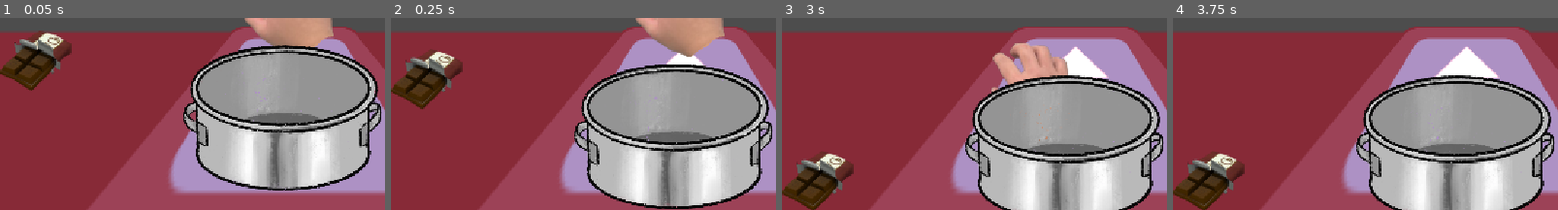
Above: before the commit, frames 1-4 (left to right).
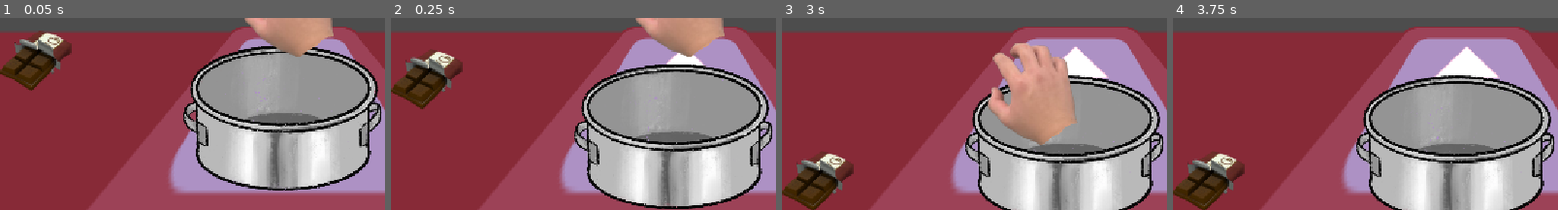
Above: after the commit, the same moments.

Repository: EugeneGLi/HotCocoaForTwo
Game: Godot game, scene res://scenes/demo.tscn
The game is run twice, just before and just after one commit, with the same random seed, the same clock (stepped at 60 frames per second) and the same inputs. The engine's default icon, where the game draws it, is replaced by a stand-in: a white triangle on a blue panel in a dark square.
Inputs (mouse positions are % of the whole screen's width and height, from its top left):
- Up to frame 1 (0.05 s): no input
- Up to frame 2 (0.25 s): no input
- Up to frame 3 (3 s): tap Enter (ui_accept) at 0.5, 0.77, 1.25, 1.52, 2, 2.75 s; move the mouse to (72, 38) at 0.52 s; press the mouse at (72, 38) at 0.53 s; hold Right (ui_right) 0.53-2.03 s; move the mouse to (29, 49) at 1.27 s; release the mouse at (29, 49) at 1.28 s; click (29, 49) at 1.35 s; move the mouse to (60, 18) at 2.02 s; press the mouse at (60, 18) at 2.03 s; hold Left (ui_left) 2.03-2.78 s; move the mouse to (45, 66) at 2.77 s; release the mouse at (45, 66) at 2.78 s; hold Right (ui_right) from 2.78 s (still down); click (45, 66) at 2.85 s
- Up to frame 4 (3.75 s): keep holding Right (ui_right); tap Enter (ui_accept) at 3.02, 3.5 s; move the mouse to (80, 60) at 3.52 s; press the mouse at (80, 60) at 3.53 s
The pictures show only the part of the screen within x 12-62%, y 46-96%; the shares and areas given below are measured in that part.

The runs differ from the first frame. In frame 1, 0.4% of the frame differs, in the area x 71-82%, y 14-21%; in frame 2, nothing differs; in frame 3, 5.6%, in the area x 53-77%, y 29-67%; in frame 4, nothing differs.

Commit message:
refactoring

Diff:
--- a/HotCocoaForTwo/scenes/demo.tscn
+++ b/HotCocoaForTwo/scenes/demo.tscn
@@ -2,7 +2,8 @@
 
 [ext_resource type="Shader" uid="uid://ihjiyr6nhntm" path="res://shaders/tabletemp.gdshader" id="1_ba4lm"]
 [ext_resource type="Texture2D" uid="uid://4q335xxs2p" path="res://icon.svg" id="1_tqfh0"]
-[ext_resource type="PackedScene" uid="uid://cvacwf6q2s7nr" path="res://scenes/main_thingy.tscn" id="3_l20p6"]
+[ext_resource type="Script" uid="uid://d4dbrldky3nna" path="res://scripts/hand.gd" id="1_x0xbu"]
+[ext_resource type="PackedScene" uid="uid://cvacwf6q2s7nr" path="res://scenes/hand.tscn" id="3_l20p6"]
 [ext_resource type="Texture2D" uid="uid://cjeubcy04atf0" path="res://assets/Pot_Empty.png" id="4_b0nem"]
 [ext_resource type="PackedScene" uid="uid://cai0m5xuone5r" path="res://scenes/ingredient.tscn" id="4_vephn"]
 
@@ -19,6 +20,7 @@
 size = Vector2(1221.5, 191)
 
 [node name="Node2D" type="Node2D" unique_id=1738999152]
+script = ExtResource("1_x0xbu")
 
 [node name="table" type="Sprite2D" parent="." unique_id=1138692711]
 modulate = Color(0.64705884, 0.16470589, 0.16470589, 1)
--- a/HotCocoaForTwo/scenes/main_thingy.tscn
+++ b/HotCocoaForTwo/scenes/hand.tscn
@@ -1,14 +1,17 @@
 [gd_scene format=3 uid="uid://cvacwf6q2s7nr"]
 
-[ext_resource type="Script" uid="uid://criss2b3vibmk" path="res://scenes/hand.gd" id="1_di2uo"]
+[ext_resource type="Script" uid="uid://d4dbrldky3nna" path="res://scripts/hand.gd" id="1_k7pjy"]
 [ext_resource type="Texture2D" uid="uid://i0oa0wh1g2un" path="res://assets/openHand.png" id="1_sor51"]
 [ext_resource type="Texture2D" uid="uid://chffshm14nqhw" path="res://assets/arm.png" id="2_di2uo"]
 
 [sub_resource type="CircleShape2D" id="CircleShape2D_e1qvk"]
 radius = 64.327286
 
-[node name="MainThingy" type="Node2D" unique_id=872173790]
-script = ExtResource("1_di2uo")
+[node name="Hand" type="Node2D" unique_id=872173790 node_paths=PackedStringArray("hand", "handHitBox")]
+z_index = 1
+script = ExtResource("1_k7pjy")
+hand = NodePath("hand")
+handHitBox = NodePath("hand/HandHitBox")
 
 [node name="hand" type="Sprite2D" parent="." unique_id=1749627339]
 unique_name_in_owner = true
--- a/HotCocoaForTwo/scenes/ingredient.tscn
+++ b/HotCocoaForTwo/scenes/ingredient.tscn
@@ -1,7 +1,7 @@
 [gd_scene format=3 uid="uid://cai0m5xuone5r"]
 
 [ext_resource type="Texture2D" uid="uid://dh31461mqgyxn" path="res://assets/choclate.png" id="1_rcex7"]
-[ext_resource type="Script" uid="uid://bkbovsi0hawhu" path="res://scenes/ingredient.gd" id="1_ssx0k"]
+[ext_resource type="Script" uid="uid://8fh45c5xxnl5" path="res://scripts/ingredient.gd" id="1_ssx0k"]
 
 [sub_resource type="PhysicsMaterial" id="PhysicsMaterial_ssx0k"]
 
--- a/HotCocoaForTwo/scenes/hand.gd
+++ b/HotCocoaForTwo/scripts/hand.gd
@@ -2,24 +2,26 @@
 
 class_name Hand
 
-var hand:Sprite2D
-var handHitBox: Area2D
+@export var hand:Sprite2D
+@export var handHitBox: Area2D
 var grabbedItem: Node
+
+
 signal grab_item(info: bool)
 # Called when the node enters the scene tree for the first time.
-func _ready() -> void:
-	hand = %hand;
-	handHitBox = %HandHitBox
+
 
 # Called every frame. 'delta' is the elapsed time since the previous frame.
 @warning_ignore("unused_parameter")
 func _process(delta: float) -> void:
-	hand.position = get_local_mouse_position();
+	if hand:
+		hand.position = get_local_mouse_position();
 
 
 @warning_ignore("unused_parameter")
 func _input(event: InputEvent) -> void:
-	pass
+	if not hand:
+		return
 	if Input.is_action_pressed("Grab"):
 		#check for collisions
 		for area: Area2D in handHitBox.get_overlapping_areas():
Not shown, removed: HotCocoaForTwo/scenes/hand.gd.uid
Not shown, removed: HotCocoaForTwo/scenes/ingredient.gd.uid
Not shown, added: HotCocoaForTwo/scripts/hand.gd.uid
Renamed: HotCocoaForTwo/scenes/ingredient.gd -> HotCocoaForTwo/scripts/ingredient.gd
Not shown, added: HotCocoaForTwo/scripts/ingredient.gd.uid
